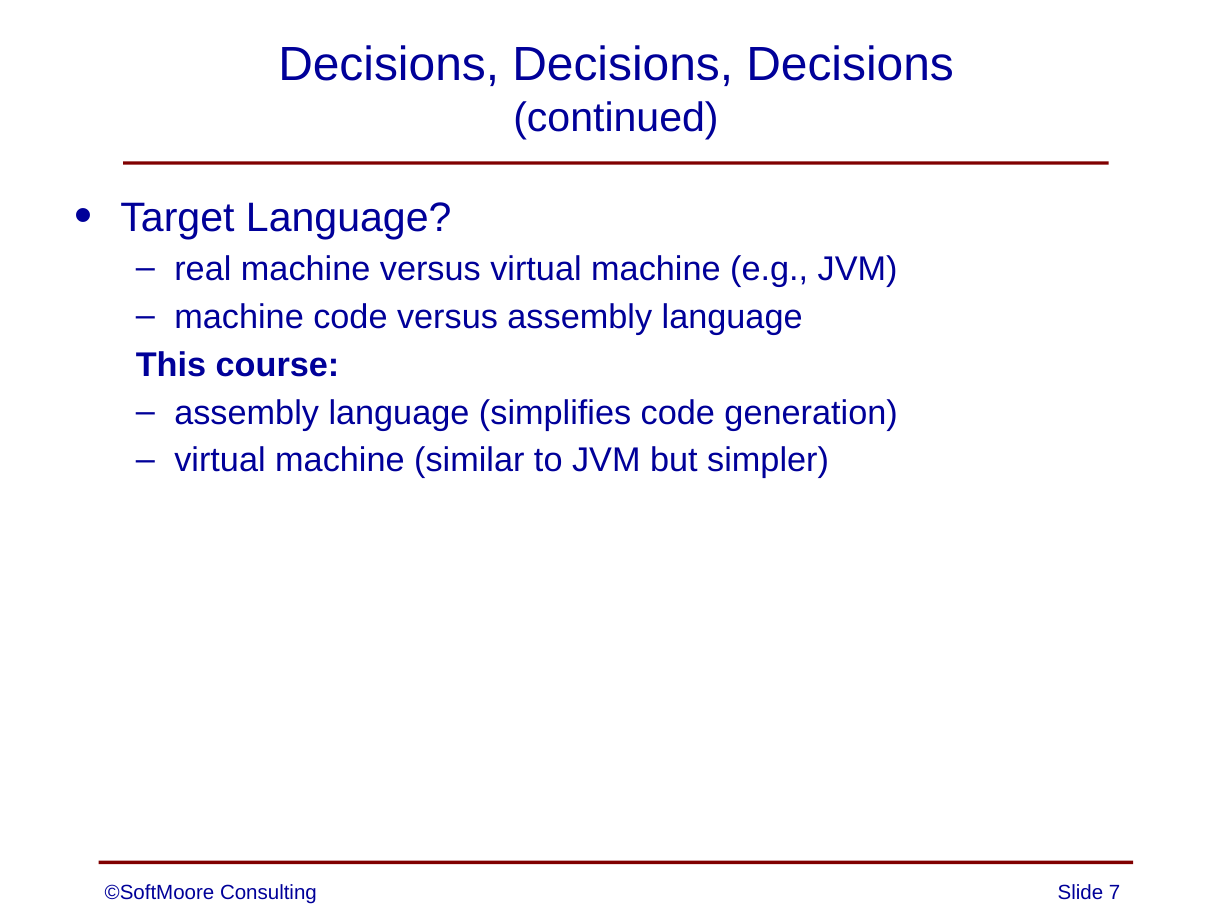
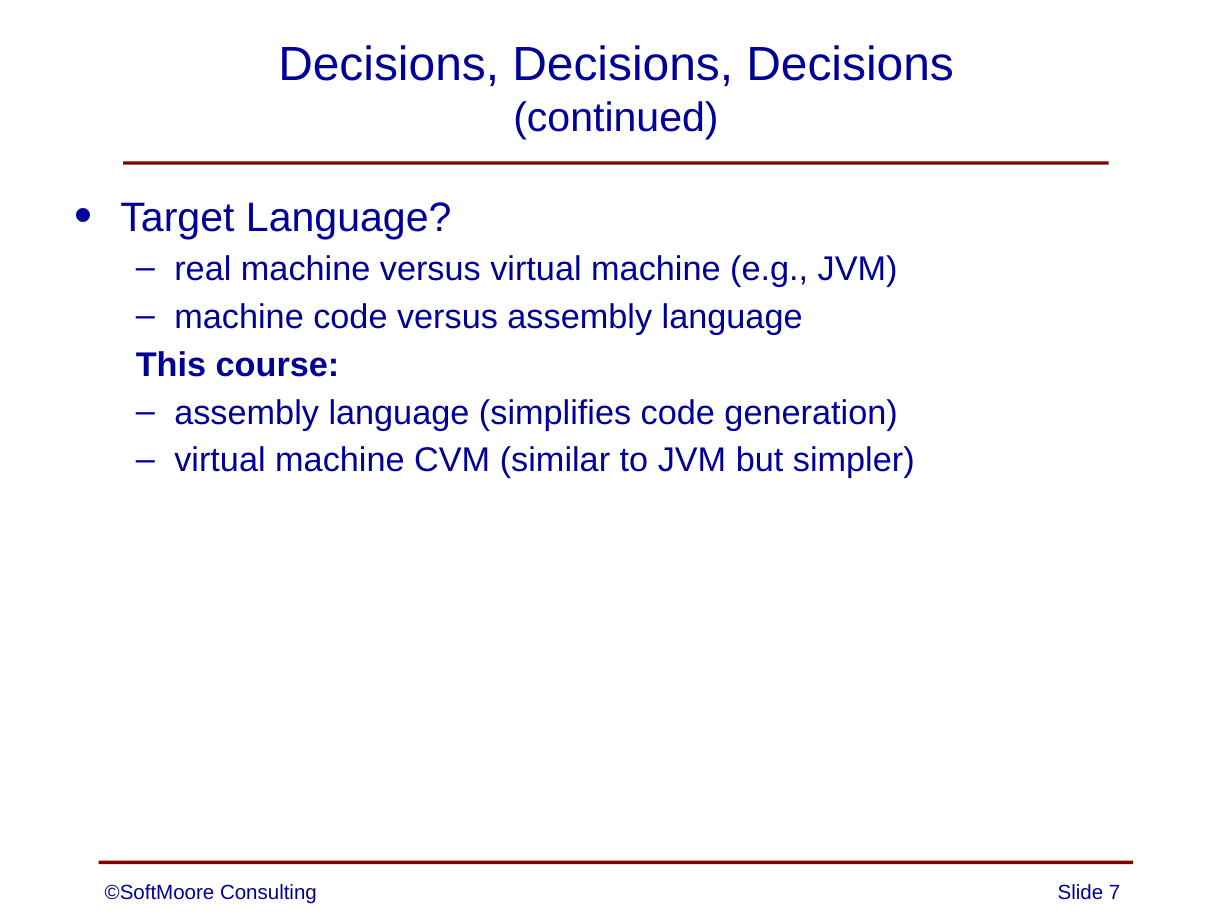
Before and after one commit to SoftMoore/CPRL-Kt, a slide deck: slide 7 of PowerPoint/00 - Teaching Compiler Design.pptx. Drawn at 1232x924 pixels with LibreOffice and Linux fonts; fonts in the diff are those of the drawing. Boxes give left, top, right and bottom in pixels: in the first picture for what was removed or moved away, otherwise in the second. Text is boxed around its words. In the diff, an @@ line names an element or a change of style, - is before the commit and + after.

```diff
--- a/PowerPoint/00 - Teaching Compiler Design.pptx
+++ b/PowerPoint/00 - Teaching Compiler Design.pptx
@@ text at (x1=174, y1=446, x2=915, y2=478): text changed @@
-  – virtual machine (similar to JVM but simpler)
+  – virtual machine CVM (similar to JVM but simpler)
```
Also in this commit, not shown: 9 other slides changed, 1 slide removed, 3 other files.
